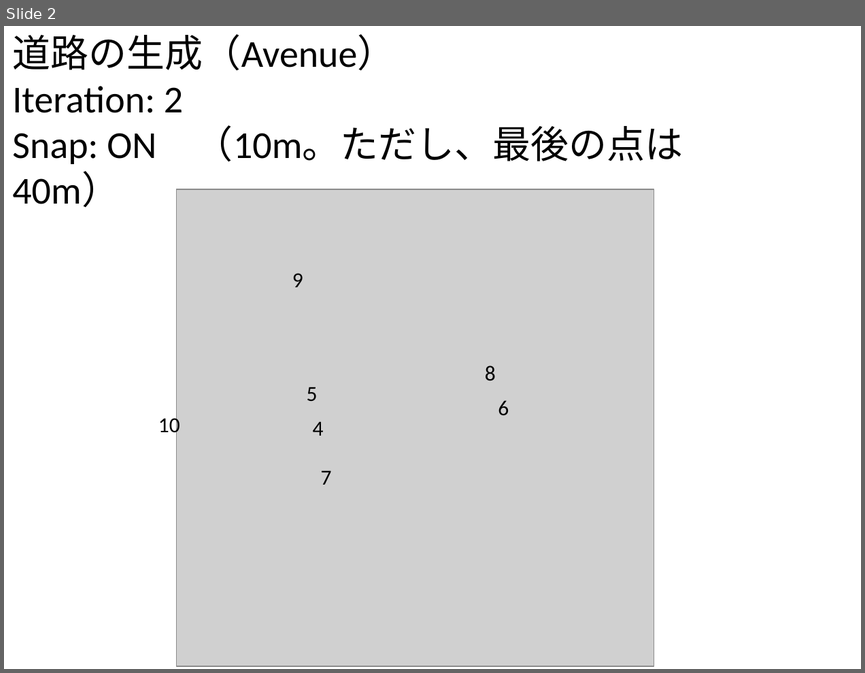
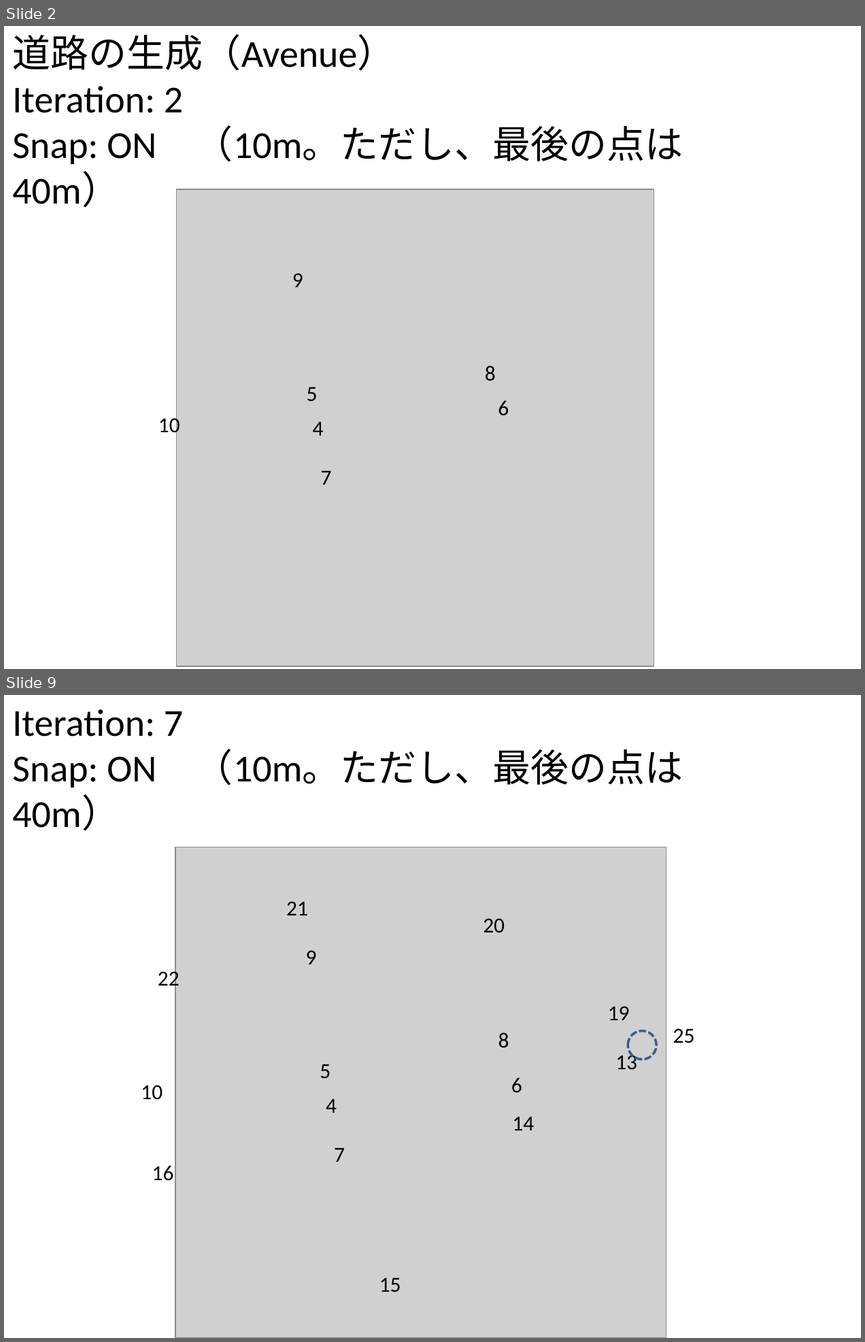
Before and after one commit to gnishida/RoadDesigner, a slide deck: RoadDesigner.pptx. Shown one above the other, each under a label of ours: slide 2 before the commit, slides 2 and 9 after it; the slides between them are not shown. The pictures are 865x673 and 865x1342 pixels, drawn with LibreOffice and Linux fonts; fonts in the diff are those of the drawing; grey boxes stand for pictures. Boxes give left, top, right and bottom in pixels: in the first picture for what was removed or moved away, otherwise in the second. Text is boxed around its words. In the diff, an @@ line names an element or a change of style, - is before the commit and + after.

Commit message:
Update KDERoadGenerator.
Update KDERoadGenerator so that a user can specify the number of
iterations and whether to generate the local streets.

```diff
--- a/RoadDesigner.pptx
+++ b/RoadDesigner.pptx
@@ slide 9 added at box(4, 695, 861, 1338), background #FFFFFF @@
@@ text added at box(12, 709, 683, 787), 32 pt, text #000000 @@
+Iteration: 7
+Snap: ON （10m。ただし、最後の点は40m）
@@ picture added at box(175, 847, 666, 1337) @@
@@ text added at box(286, 901, 308, 915), 18 pt, text #000000 @@
+21
@@ text added at box(483, 918, 504, 932), 18 pt, text #000000 @@
+20
@@ text added at box(306, 950, 317, 964), 18 pt, text #000000 @@
+9
@@ text added at box(158, 968, 179, 991), 18 pt, text #000000 @@
+22
@@ text added at box(608, 1006, 630, 1020), 18 pt, text #000000 @@
+19
@@ text added at box(498, 1032, 509, 1048), 18 pt, text #000000 @@
+8
@@ ellipse added at box(628, 1031, 656, 1059), outline #3A5F8C 2 pt dashed @@
@@ text added at box(673, 1028, 695, 1043), 18 pt, text #000000 @@
+25
@@ text added at box(615, 1051, 637, 1069), 18 pt, text #000000 @@
+13
@@ text added at box(320, 1064, 330, 1078), 18 pt, text #000000 @@
+5
@@ text added at box(511, 1077, 522, 1093), 18 pt, text #000000 @@
+6
@@ text added at box(141, 1085, 162, 1100), 18 pt, text #000000 @@
+10
@@ text added at box(326, 1098, 337, 1113), 18 pt, text #000000 @@
+4
@@ text added at box(512, 1116, 534, 1130), 18 pt, text #000000 @@
+14
@@ text added at box(334, 1147, 345, 1161), 18 pt, text #000000 @@
+7
@@ text added at box(152, 1165, 174, 1181), 18 pt, text #000000 @@
+16
@@ text added at box(379, 1277, 401, 1292), 18 pt, text #000000 @@
+15
```
Also in this commit, not shown: 2 slides changed, 33 other slides added, 14 other files.
